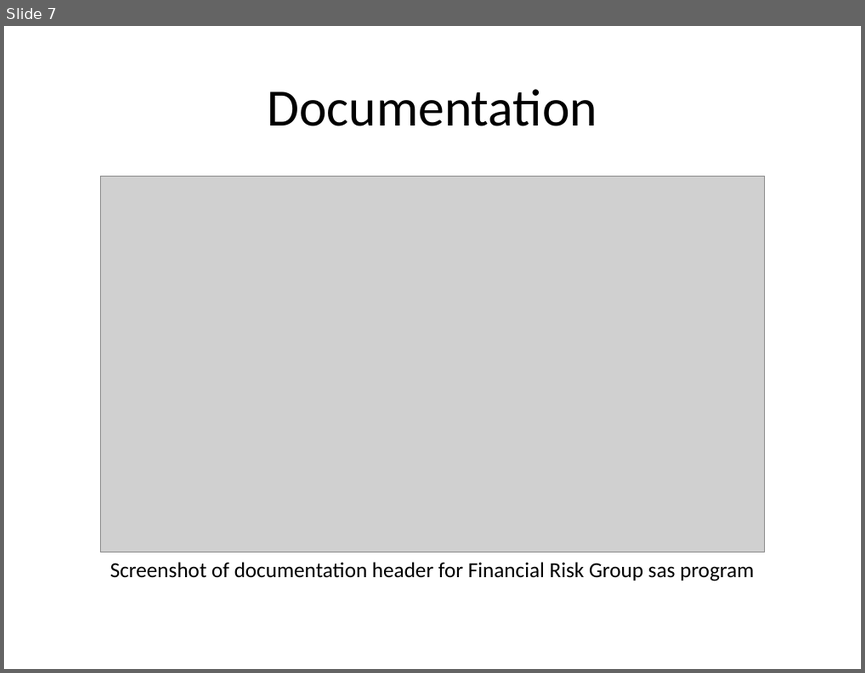
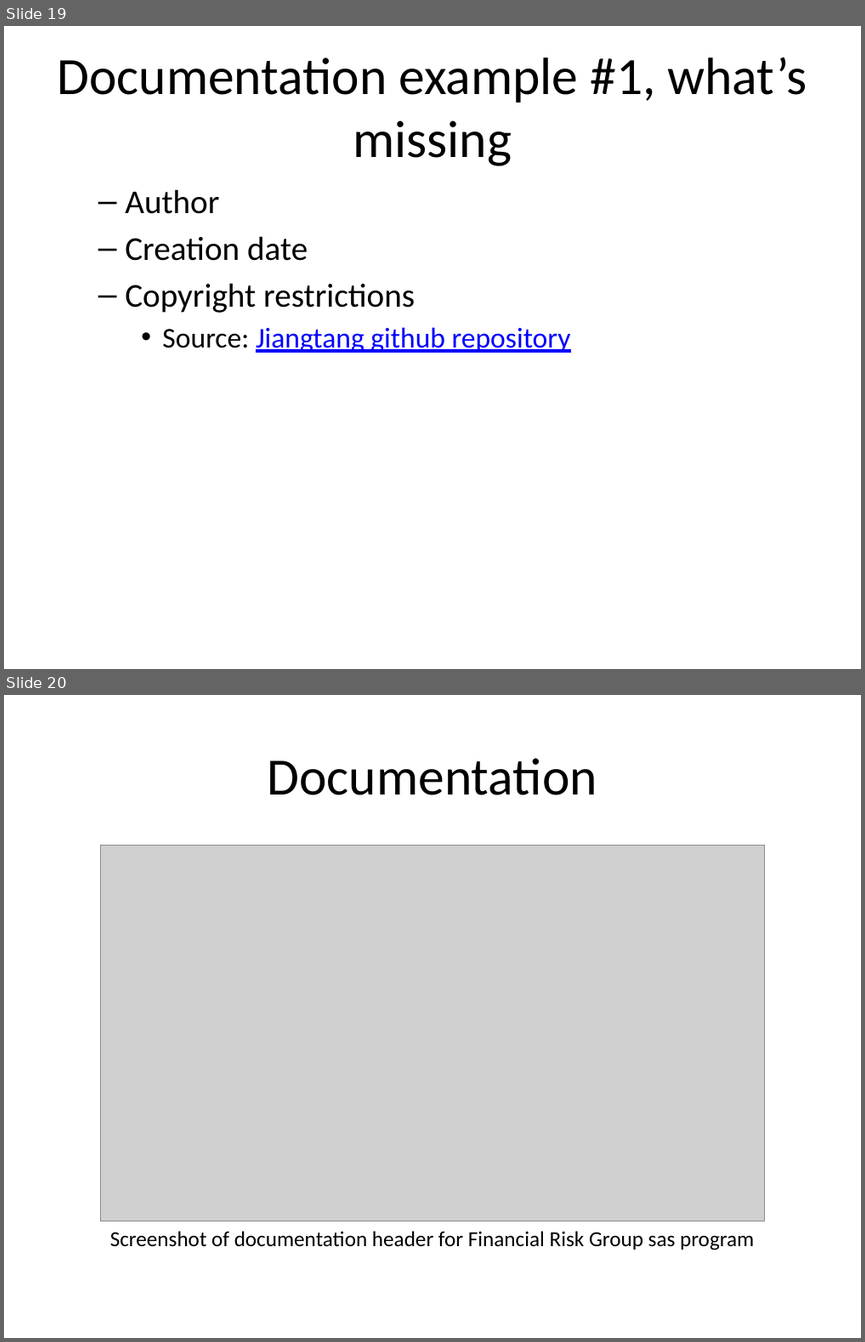
Before and after one commit to pmean/introduction-to-SAS, a slide deck: part0/src/good-documentation.pptx. Shown one above the other, each under a label of ours: slide 7 before the commit, slides 19 and 20 after it. The pictures are 865x673 and 865x1342 pixels, drawn with LibreOffice and Linux fonts; fonts in the diff are those of the drawing; grey boxes stand for pictures. Boxes give left, top, right and bottom in pixels: in the first picture for what was removed or moved away, otherwise in the second. Text is boxed around its words. In the diff, an @@ line names an element or a change of style, - is before the commit and + after.

Commit message:
Continuing work on good-documentation

```diff
--- a/part0/src/good-documentation.pptx
+++ b/part0/src/good-documentation.pptx
@@ slide 19 added at box(4, 26, 861, 669), background #FFFFFF @@
@@ title added at box(57, 57, 807, 166), 44 pt, text #000000 @@
+Documentation example #1, what’s missing
@@ text added at box(125, 189, 571, 352), 28 pt, text #000000 @@
+  – Author
+  – Creation date
+  – Copyright restrictions
+    • Source: Jiangtang github repository
@@ what was slide 7 is now slide 20 @@
```
Also in this commit, not shown: 3 slides changed, 12 other slides added, 3 other files.
